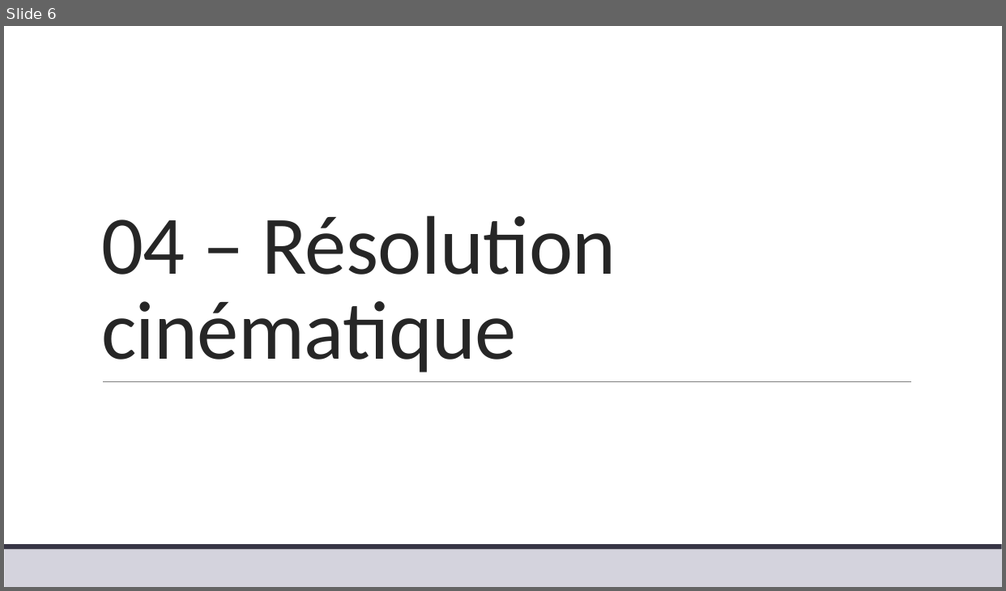
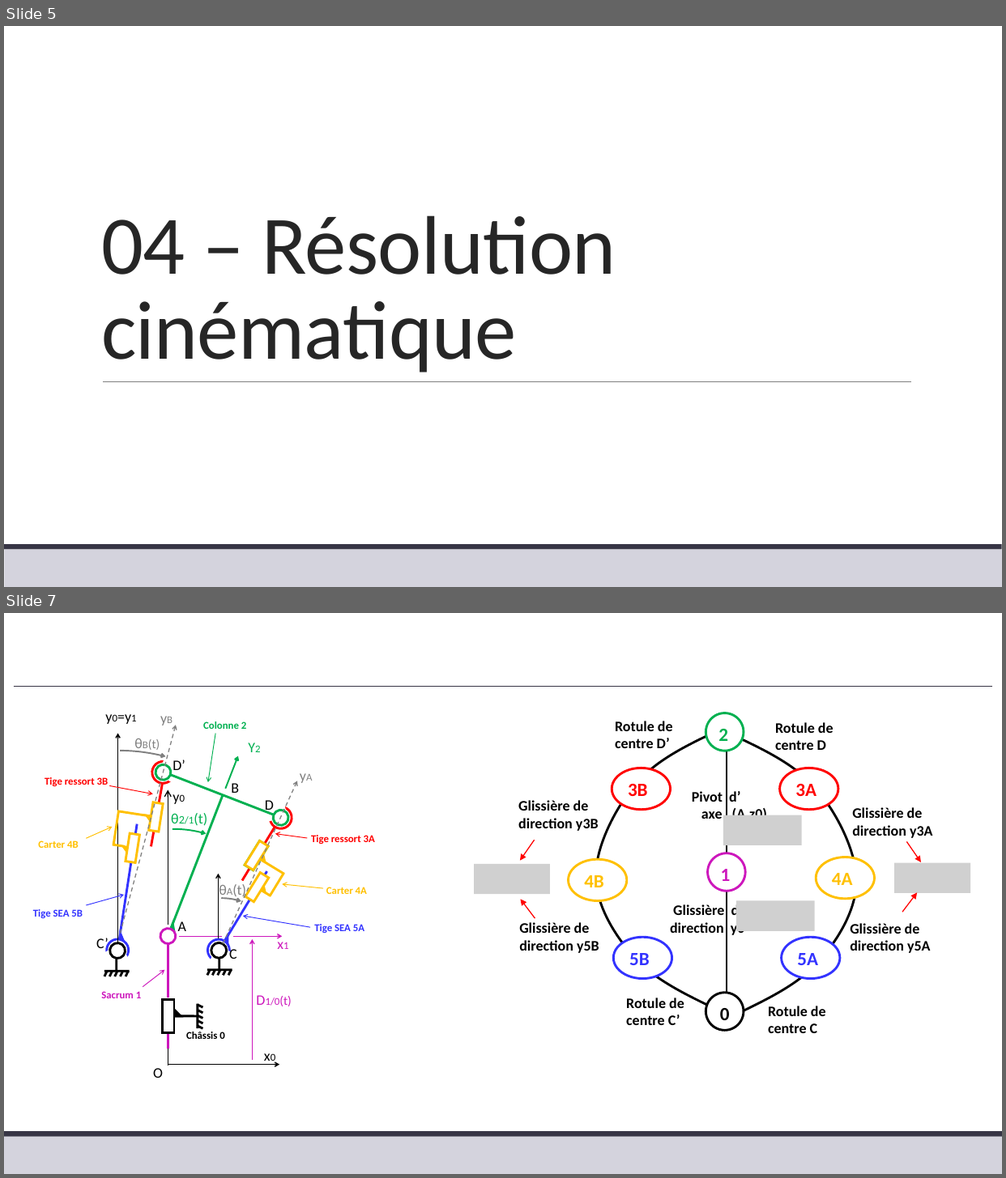
Before and after one commit to xpessoles/TP_Corriges, a slide deck: 26_ExoV/26_ExoV_Corrige.pptx. Shown one above the other, each under a label of ours: slide 6 before the commit, slides 5 and 7 after it; the slides between them are not shown. The pictures are 1006x591 and 1006x1178 pixels, drawn with LibreOffice and Linux fonts; fonts in the diff are those of the drawing; grey boxes stand for pictures. Boxes give left, top, right and bottom in pixels: in the first picture for what was removed or moved away, otherwise in the second. Text is boxed around its words. In the diff, an @@ line names an element or a change of style, - is before the commit and + after.

```diff
--- a/26_ExoV/26_ExoV_Corrige.pptx
+++ b/26_ExoV/26_ExoV_Corrige.pptx
@@ slide 7 added at (x1=4, y1=613, x2=1002, y2=1174), background #FFFFFF; not listed: 2 template elements that a slide beside it also shows @@
@@ line added from (14, 686) to (992, 686), #373545 0.5 pt @@
@@ group added at (x1=4, y1=704, x2=375, y2=1142): 37 lines, 27 texts, 17 arrows, 10 rectangles, 9 ellipses, 8 right triangles, 3 arc (boxed as its full ellipse)s @@
+C’
+A
+C
+D
+D’
+B
+O
+x0
+Y2
+θ2/1(t)
+x1
+D1/0(t)
+Sacrum 1
+Colonne 2
+Tige ressort 3A
+Tige SEA 5A
+Tige SEA 5B
+Carter 4A
+Tige ressort 3B
+Carter 4B
+y0=y1
+y0
+Châssis 0
+yB
+yA
+θA(t)
+θB(t)
@@ group added at (x1=474, y1=713, x2=971, y2=1033): 10 texts, 9 ellipses, 4 pictures, 4 arrows, 2 freeform shapes, 1 line @@
+0
+2
+3A
+1
+3B
+4A
+4B
+5A
+5B
+Rotule de centre D
+Rotule de centre D’
+Glissière de direction y3A
+Pivot d’
+axe (A,z0)
+Glissière de
+direction y0
+Glissière de direction y3B
+Glissière de direction y5A
+Glissière de direction y5B
+Rotule de centre C’
+Rotule de centre C
@@ what was slide 6 is now slide 5 @@
```
Also in this commit, not shown: 1 other slide added, 1 slide removed.
